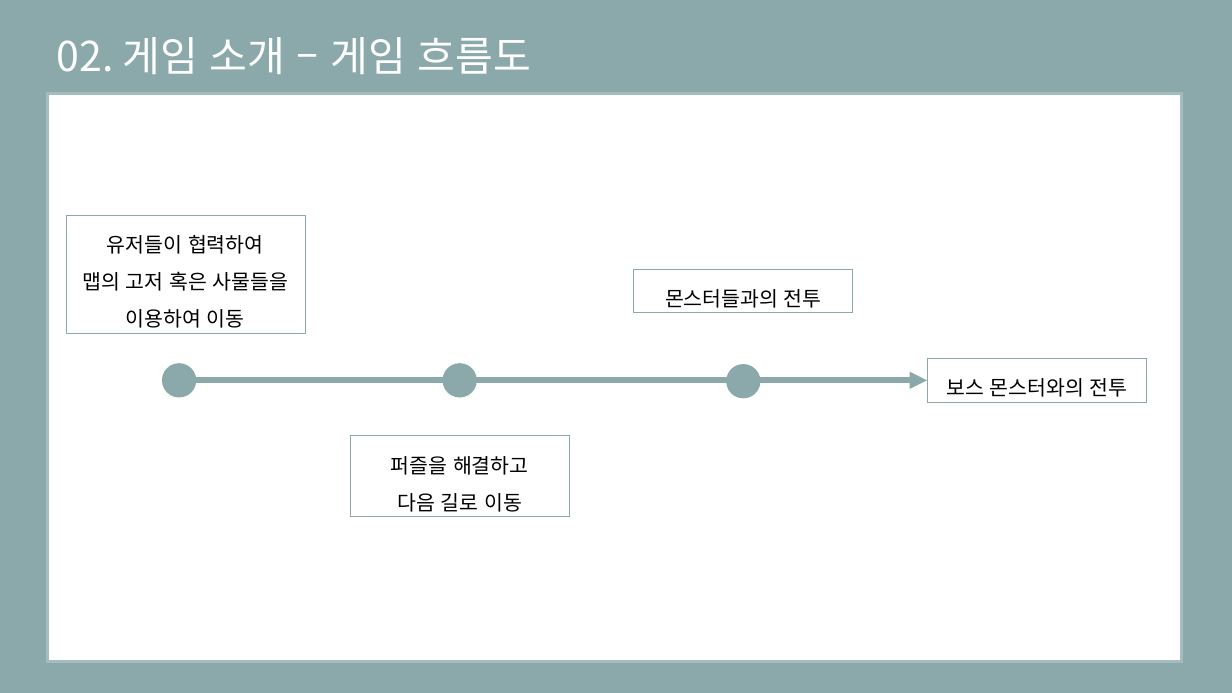
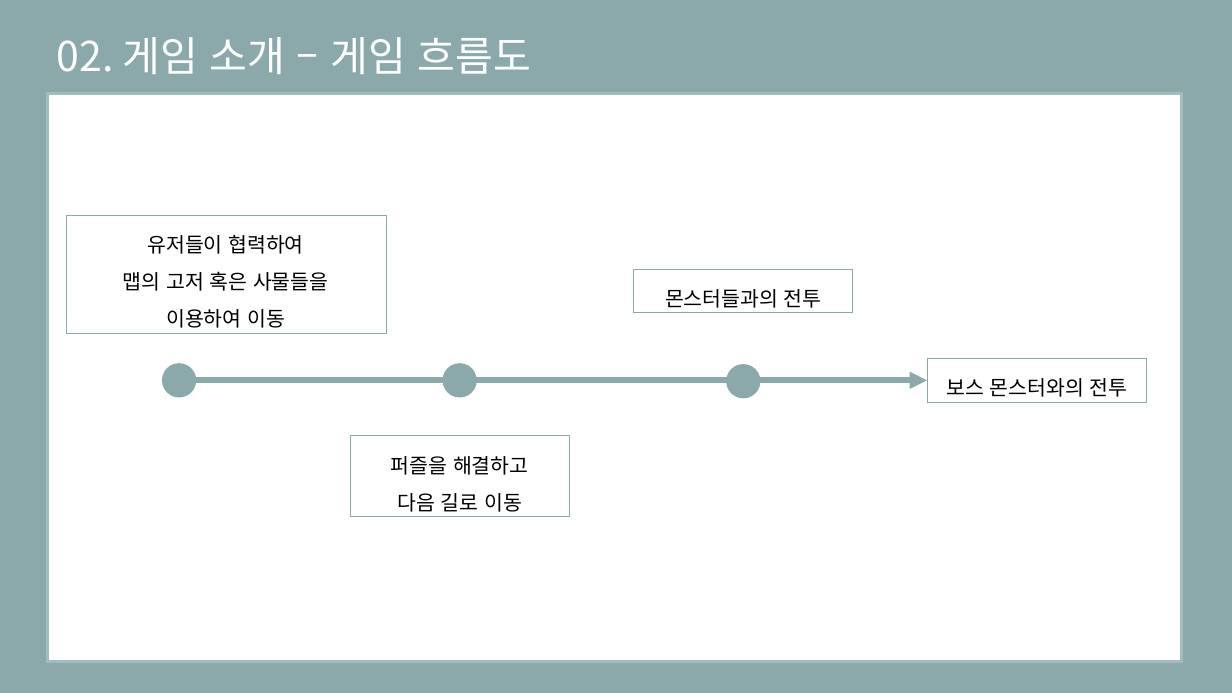
Before and after one commit to eunjiyun/Graduation_Work, a slide deck: slide 7 of Game_Design/2019184003 김 선아 장르 제안서.pptx. Drawn at 1232x693 pixels with LibreOffice and Linux fonts; fonts in the diff are those of the drawing. Boxes give left, top, right and bottom in pixels: in the first picture for what was removed or moved away, otherwise in the second. Text is boxed around its words. In the diff, an @@ line names an element or a change of style, - is before the commit and + after.

```diff
--- a/Game_Design/2019184003 김 선아 장르 제안서.pptx
+++ b/Game_Design/2019184003 김 선아 장르 제안서.pptx
@@ rectangle "유저들이 협력하여": place and size @@
-rectangle "유저들이 협력하여" at box(66, 215, 305, 334)
+rectangle "유저들이 협력하여" at box(66, 215, 385, 334)
```
Also in this commit, not shown: 6 other slides changed, 1 slide added.
